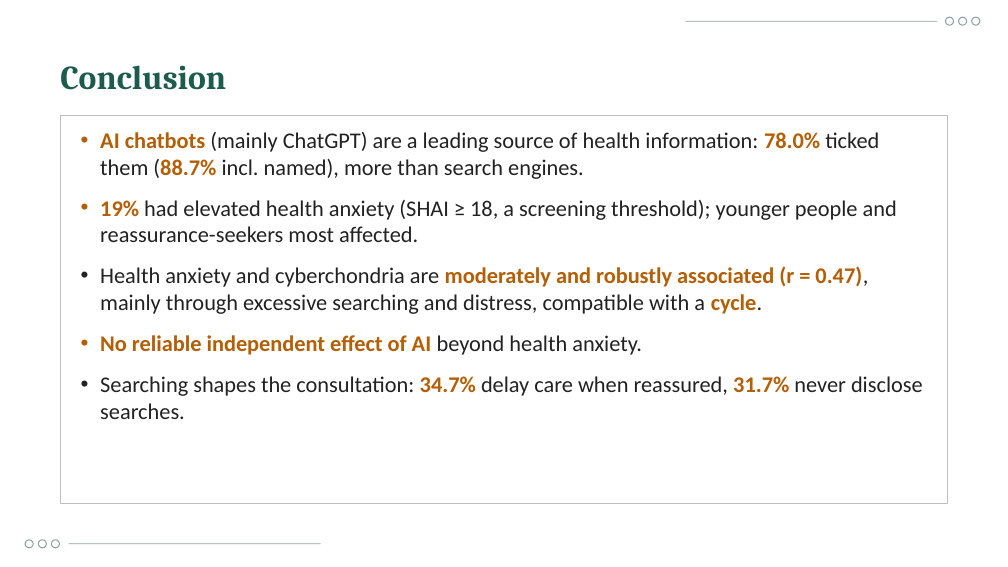
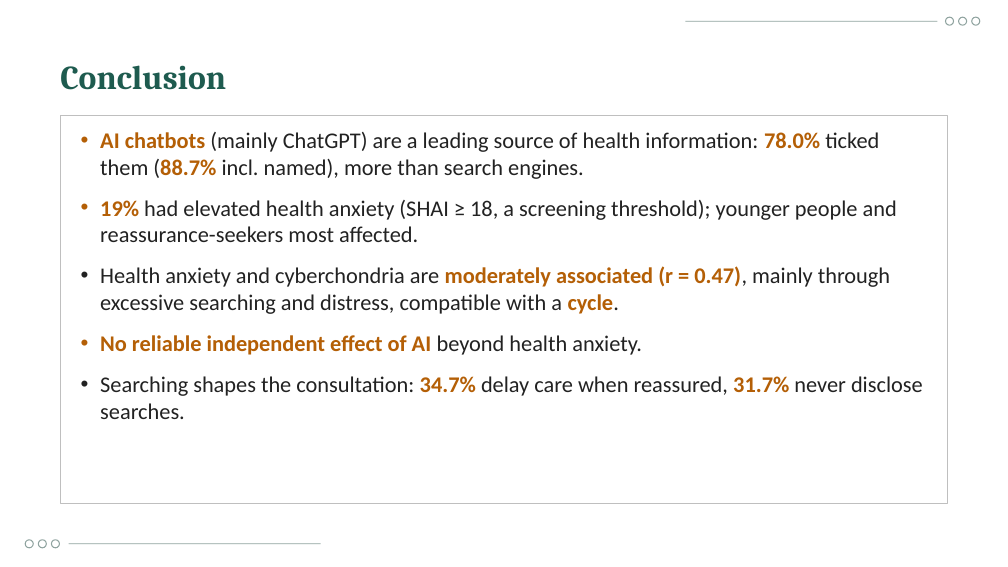
Before and after one commit to Yaseen279/History-Exam, a slide deck: slide 32 of research/output/study/Defence_Presentation_UOBCOM.pptx. Drawn at 1008x567 pixels with LibreOffice and Linux fonts; fonts in the diff are those of the drawing; background and template pictures are left out. Boxes give left, top, right and bottom in pixels: in the first picture for what was removed or moved away, otherwise in the second. Text is boxed around its words. In the diff, an @@ line names an element or a change of style, - is before the commit and + after.

```diff
--- a/research/output/study/Defence_Presentation_UOBCOM.pptx
+++ b/research/output/study/Defence_Presentation_UOBCOM.pptx
@@ text at (100, 266, 890, 314): text changed @@
-• Health anxiety and cyberchondria are moderately and robustly associated (r = 0.47), mainly through excessive searching and distress, compatible with a cycle.
+• Health anxiety and cyberchondria are moderately associated (r = 0.47), mainly through excessive searching and distress, compatible with a cycle.
```
Also in this commit, not shown: 12 other slides changed, 14 other files.
